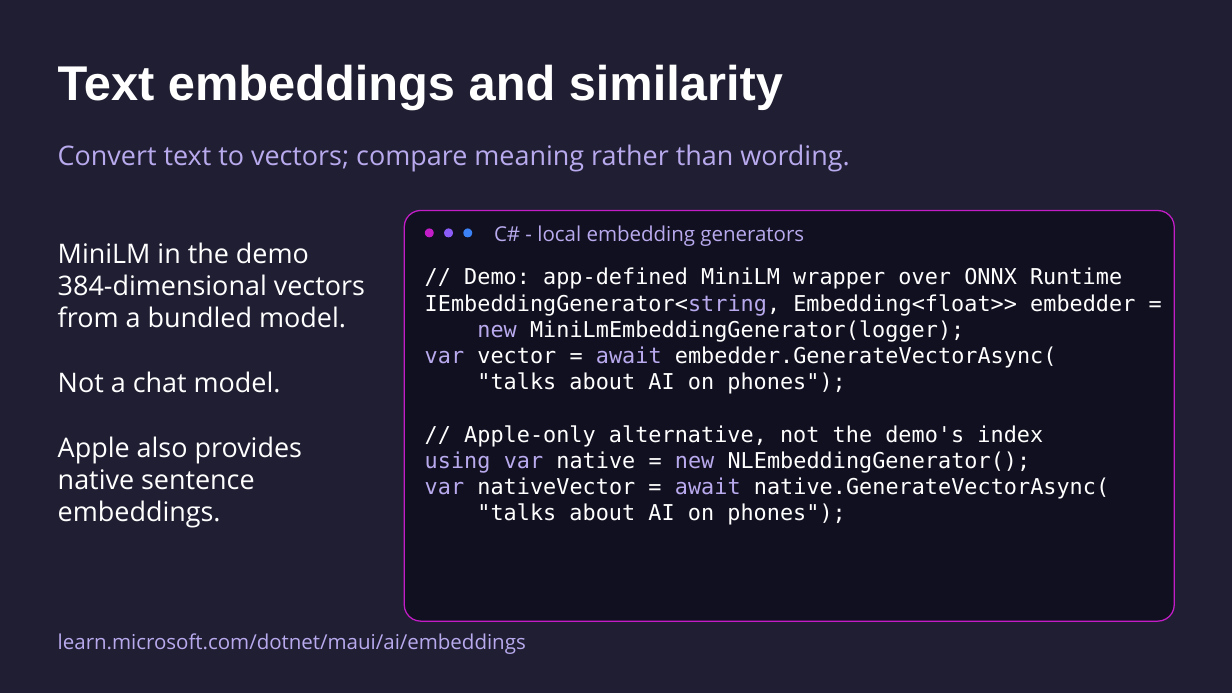
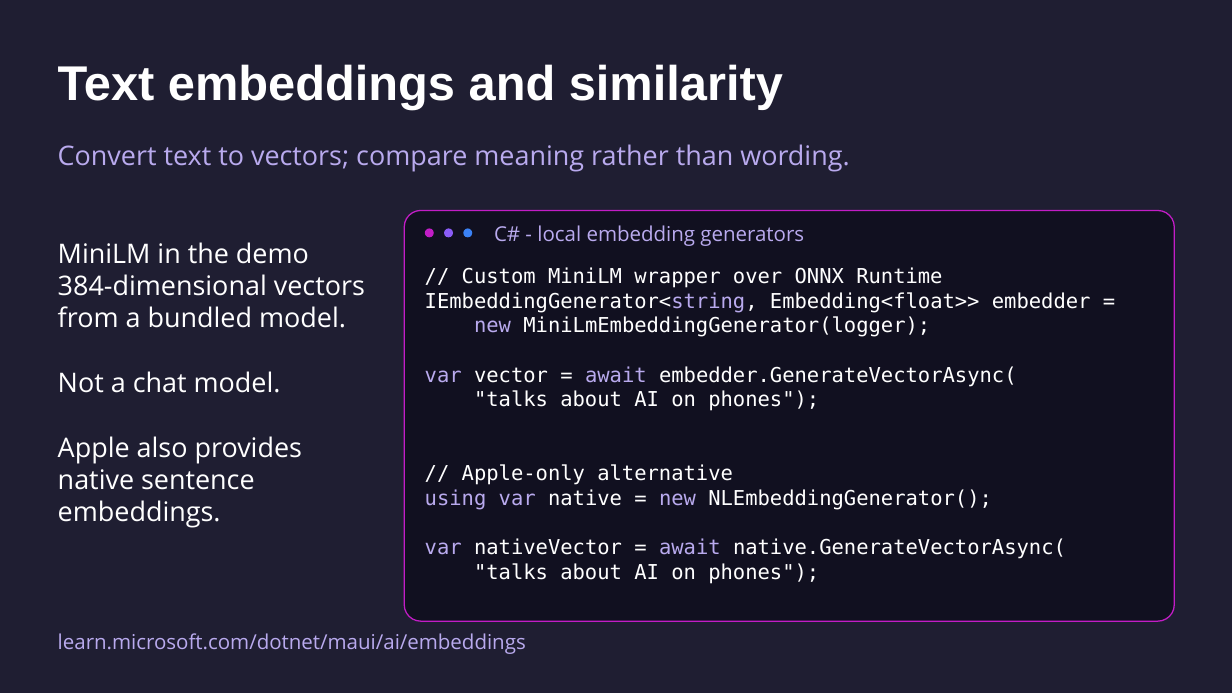
Before and after one commit to mattleibow/dotnetconf2026, a slide deck: slide 20 of slides.pptx. Drawn at 1232x693 pixels with LibreOffice and Linux fonts; fonts in the diff are those of the drawing. Boxes give left, top, right and bottom in pixels: in the first picture for what was removed or moved away, otherwise in the second. Text is boxed around its words. In the diff, an @@ line names an element or a change of style, - is before the commit and + after.

```diff
--- a/slides.pptx
+++ b/slides.pptx
@@ text at <box>462,267,942,288</box>: text changed; size 17 to 16 pt @@
-// Demo: app-defined MiniLM wrapper over ONNX Runtime
+// Custom MiniLM wrapper over ONNX Runtime
@@ text at <box>425,292,1091,584</box>: size 17 to 16 pt in "IEmbeddingGenerator<string, Embedding<float>> embedder =", "new MiniLmEmbeddingGenerator(logger);", "var vector = await embedder.GenerateVectorAsync(", ""talks about AI on phones");" and 3 more places @@
@@ text at <box>462,464,733,485</box>: text changed; size 17 to 16 pt @@
-// Apple-only alternative, not the demo's index
+// Apple-only alternative
```
Also in this commit, not shown: 14 other slides changed.
